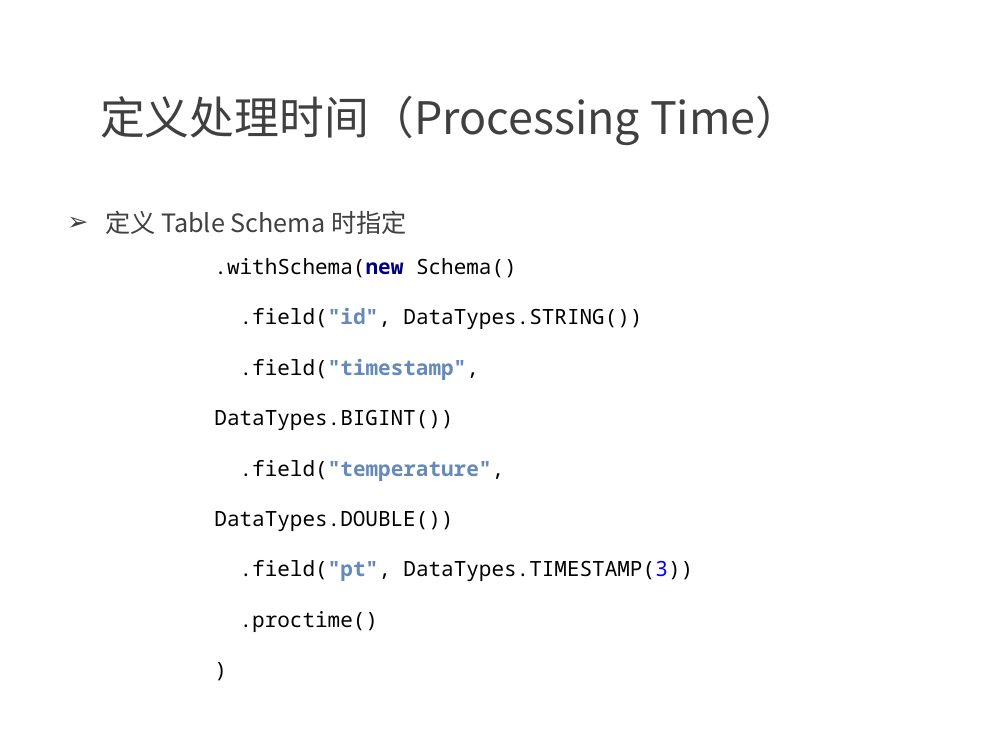
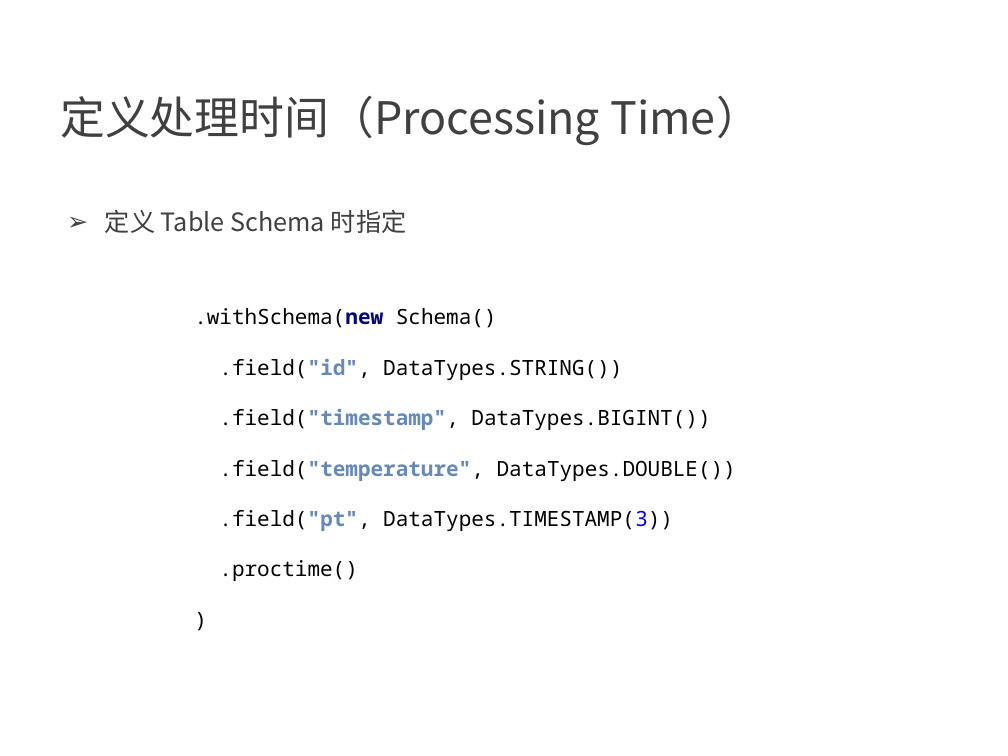
Before and after one commit to confucianzuoyuan/flink-tutorial, a slide deck: slide 32 of slides/9_Table API 和 Flink SQL.pptx (slide 33 before the commit). Drawn at 1008x756 pixels with LibreOffice and Linux fonts; fonts in the diff are those of the drawing; background and template pictures are left out. Boxes give left, top, right and bottom in pixels: in the first picture for what was removed or moved away, otherwise in the second. Text is boxed around its words. In the diff, an @@ line names an element or a change of style, - is before the commit and + after.

```diff
--- a/slides/9_Table API 和 Flink SQL.pptx
+++ b/slides/9_Table API 和 Flink SQL.pptx
@@ text "定义处理时间（Processing Time）" at [60, 96, 761, 145]: indent changed @@
@@ text "定义 Table Schema 时指定" at [105, 210, 407, 233]: indent changed @@
@@ text ".withSchema(new Schema() .field("id", DataTypes.STRING()) .f ..." rewrapped from [214, 258, 693, 632] to [194, 308, 736, 581] @@
```
Also in this commit, not shown: 55 other slides changed, 1 slide removed, 5 other files.
